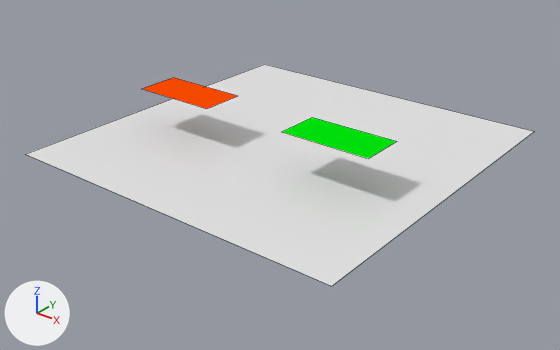
An edit to the Blender file Menu.blend, drawn before and after from the same camera.
One viewpoint serves both versions: a 50 mm lens placed at (9.71, -12.43, 6.84), pointed at (0.17, -0.51, -0.55). Arrows for +X, +Y and +Z are at lower left; the lights stay in place. Mesh edges are drawn as thin lines.

In view in the first picture: 'Plane', 'btnPlay', 'btnQuit'.
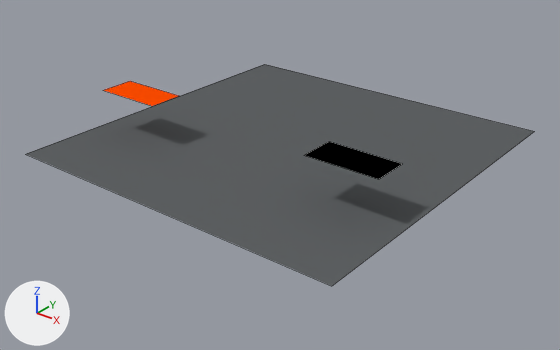
Where the newer file only moved an object's origin or applied its transform, the numbers keep the older frame.

The change, as a list of edits to the scene's bpy script:
```text
Change mat_material_002:
    mat_material_002.base_color: (0.0, 0.8, 0.00379) -> (0.0, 0.0, 0.0)  # green #00e70c -> black #000000
Add mat_material:
    mat_material = diffuse_material('Material')
    mat_material.base_color = (0.113, 0.12, 0.125)  # dark grey #5e6163
Change me_plane_002:
    where me_plane_002.from_pydata(...)  # 4 vertices, 1 face; spans x -1.0..1.0, y -1.0..1.0, z 0.0
    used by ob_btnplay; location = (2.0, -1.0, 1.0); scale = (1.0, 0.5, 1.0)
    me_plane_002 part 1
    me_plane_002.vertices[0].co: (-1.0, -1.0, 0.0) -> (0.0, -2.2, 0.0)  # pixel (281, 131) -> pixel (303, 155)
    me_plane_002.vertices[1].co: (1.0, -1.0, 0.0) -> (1.6, -2.2, 0.0)  # pixel (368, 158) -> pixel (378, 179)
    me_plane_002.vertices[2].co: (-1.0, 1.0, 0.0) -> (0.0, -0.6, 0.0)  # pixel (312, 117) -> pixel (329, 141)
    me_plane_002.vertices[3].co: (1.0, 1.0, 0.0) -> (1.6, -0.6, 0.0)  # pixel (397, 141) -> pixel (402, 163)
Change me_plane_001:
    where me_plane_001.from_pydata(...)  # 4 vertices, 1 face; spans x -1.0..1.0, y -1.0..1.0, z 0.0
    used by ob_btnquit; location = (-2.0, -1.0, 1.0); scale = (1.0, 0.5, 1.0)
    me_plane_001 part 2
    me_plane_001.vertices[0].co: (-1.0, -1.0, 0.0) -> (-1.6, -2.2, 0.0)  # pixel (141, 88) -> pixel (102, 90)
    me_plane_001.vertices[1].co: (1.0, -1.0, 0.0) -> (0.0, -2.2, 0.0)  # pixel (206, 108) -> pixel (152, 106)
    me_plane_001.vertices[2].co: (-1.0, 1.0, 0.0) -> (-1.6, -0.6, 0.0)  # pixel (173, 77) -> pixel (130, 80)
    me_plane_001.vertices[3].co: (1.0, 1.0, 0.0) -> (0.0, -0.6, 0.0)  # pixel (238, 95) -> pixel (179, 95)
Change me_plane:
    where me_plane.from_pydata(...)  # 4 vertices, 1 face; spans x -1.0..1.0, y -1.0..1.0, z 0.0
    add me_plane.materials.append(mat_material)  # dark grey #5e6163
```

Location of each change, [x1, y1, x2, y2] in pixels of the pictures (560 x 350 px):
'Plane', recoloured (white to grey): [27, 64, 535, 286] in both
'btnPlay', recoloured, reshaped (green to black, 16% narrower, 12% shorter): before [282, 117, 397, 159]; after [305, 142, 402, 179]
'btnQuit', reshaped (22% narrower, 19% shorter): before [142, 78, 237, 109]; after [104, 81, 178, 106]
